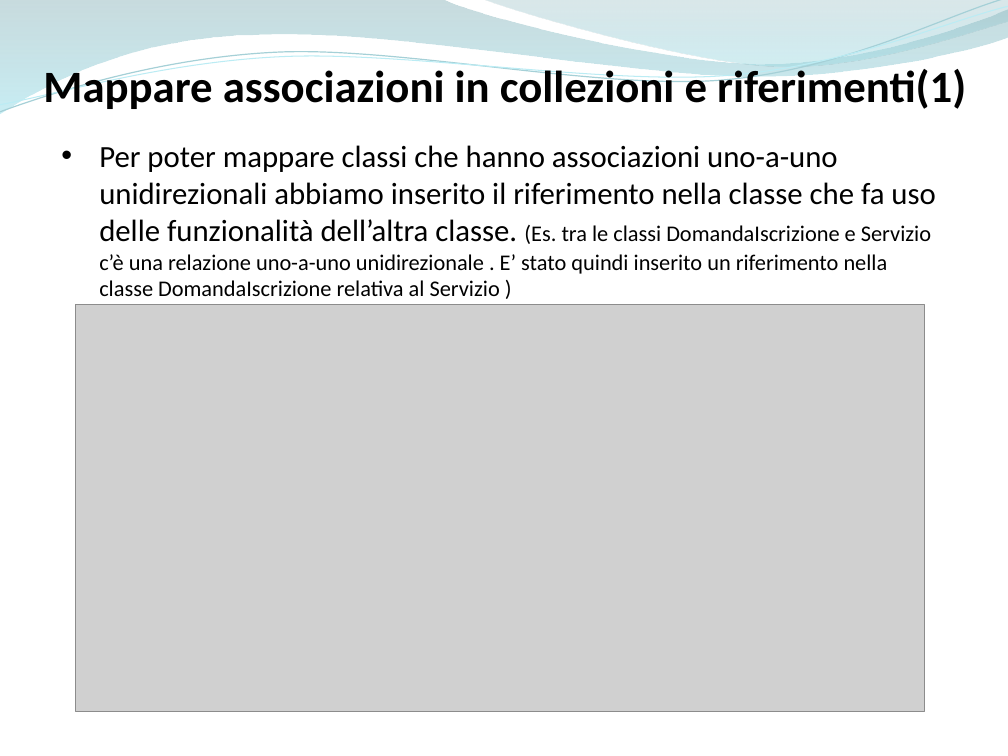
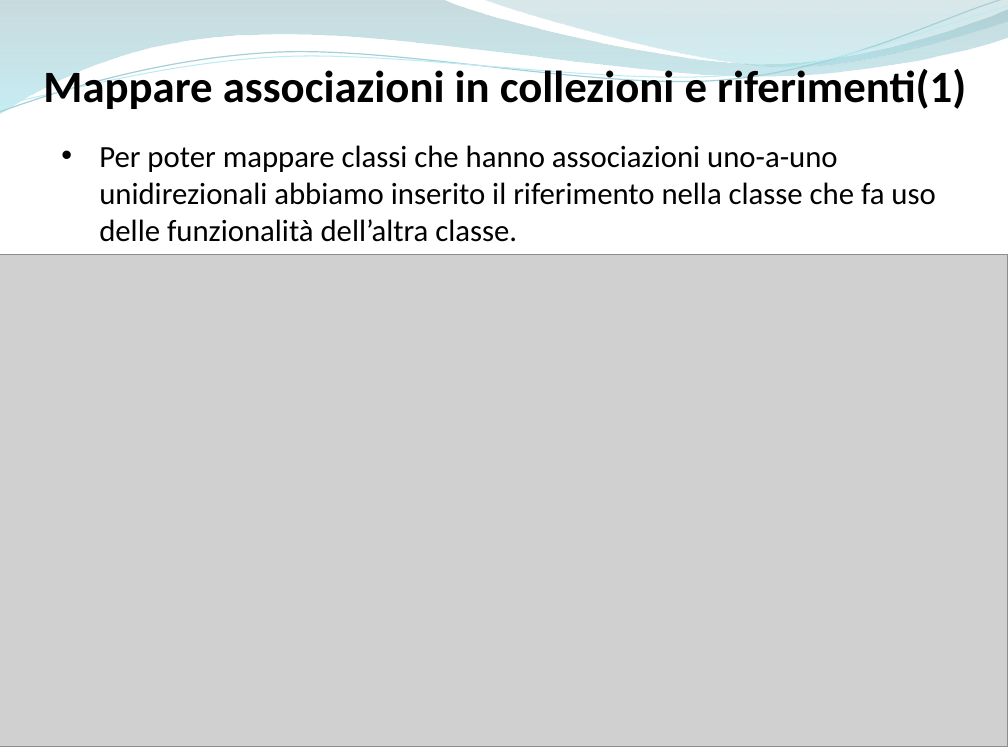
Before and after one commit to ammirate/at-silo, a slide deck: slide 4 of Presentazione/Atsilo2/Luigi/Luigi_PresentazioneFinale.pptx. Drawn at 1008x756 pixels with LibreOffice and Linux fonts; fonts in the diff are those of the drawing; grey boxes stand for pictures. Boxes give left, top, right and bottom in pixels: in the first picture for what was removed or moved away, otherwise in the second. Text is boxed around its words. In the diff, an @@ line names an element or a change of style, - is before the commit and + after.

```diff
--- a/Presentazione/Atsilo2/Luigi/Luigi_PresentazioneFinale.pptx
+++ b/Presentazione/Atsilo2/Luigi/Luigi_PresentazioneFinale.pptx
@@ text at <box>99,145,935,242</box>: text changed; size 16 to 22 pt @@
-• Per poter mappare classi che hanno associazioni uno-a-uno unidirezionali abbiamo inserito il riferimento nella classe che fa uso delle funzionalità dell’altra classe. (Es. tra le classi DomandaIscrizione e Servizio c’è una relazione uno-a-uno unidirezionale . E’ stato quindi inserito un riferimento nella classe DomandaIscrizione relativa al Servizio )
+• Per poter mappare classi che hanno associazioni uno-a-uno unidirezionali abbiamo inserito il riferimento nella classe che fa uso delle funzionalità dell’altra classe.
@@ picture: place and size @@
-picture at <box>76,305,925,712</box>
+picture at <box>0,254,1008,747</box>
```
Also in this commit, not shown: 7 other slides changed, 1 slide added.
